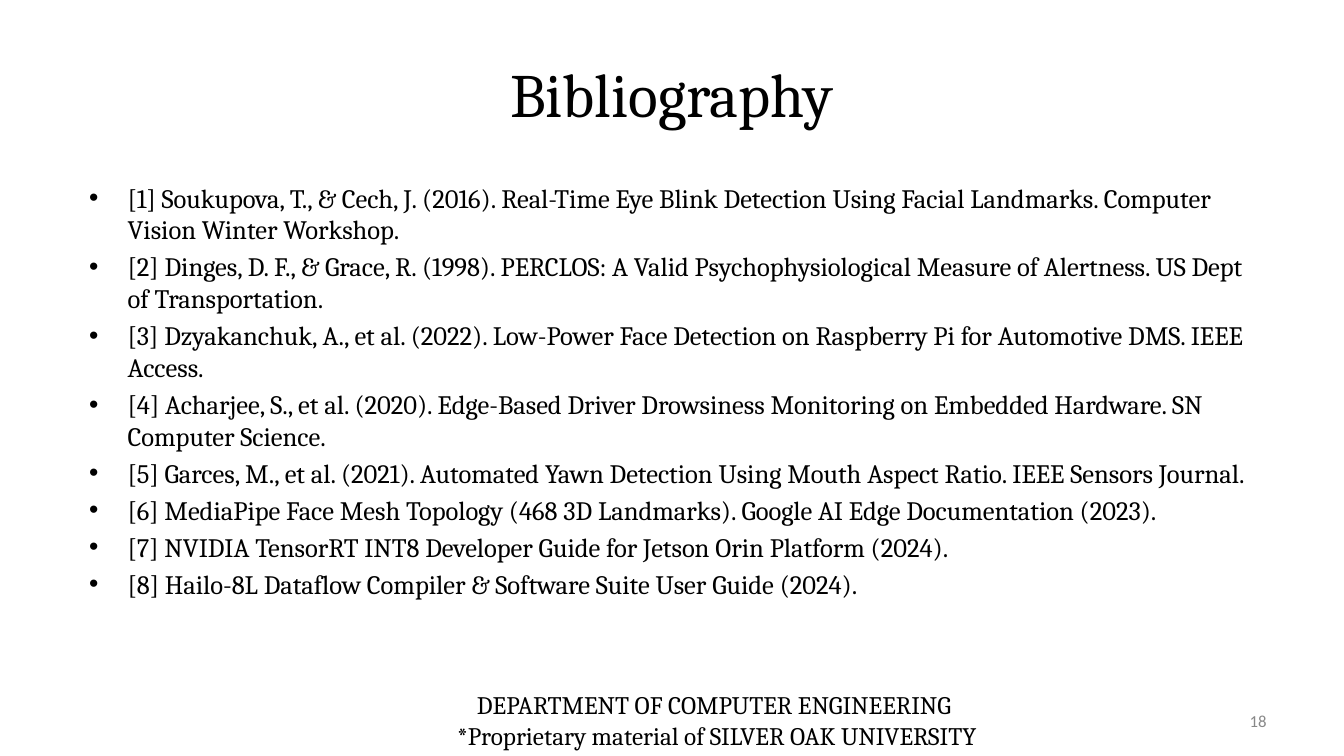
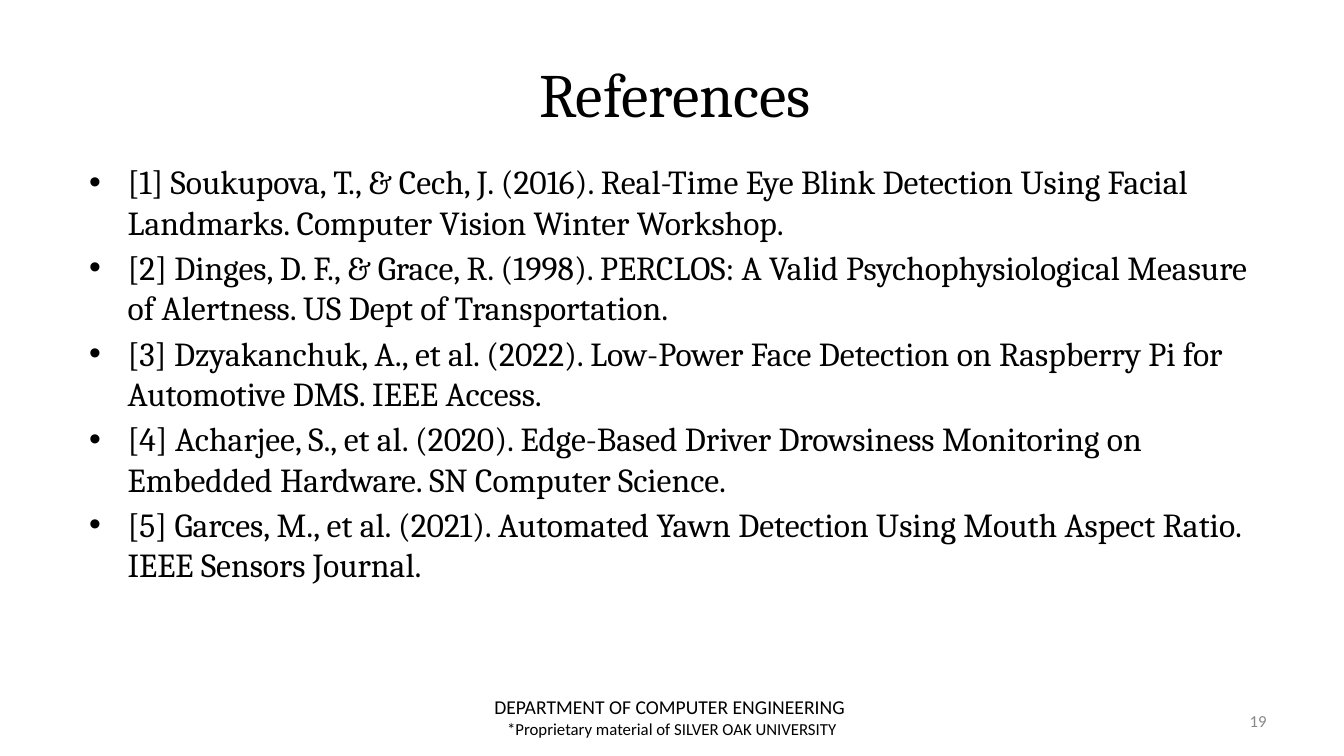
Before and after one commit to zoro1126/ALERT, a slide deck: slide 19 of review_docs/Review-2/NEW_Presentation_ALERT_CE_AIML_31.pptx (slide 18 before the commit). Drawn at 1344x756 pixels with LibreOffice and Linux fonts; fonts in the diff are those of the drawing; background and template pictures are left out. Boxes give left, top, right and bottom in pixels: in the first picture for what was removed or moved away, otherwise in the second. Text is boxed around its words. In the diff, an @@ line names an element or a change of style, - is before the commit and + after.

Commit message:
fully updated pptx file with correct content and format

```diff
--- a/review_docs/Review-2/NEW_Presentation_ALERT_CE_AIML_31.pptx
+++ b/review_docs/Review-2/NEW_Presentation_ALERT_CE_AIML_31.pptx
@@ title at (539,73,811,118): text changed @@
-Bibliography
+References
@@ text "[1] Soukupova, T., & Cech, ...": place and size @@
-text "[1] Soukupova, T., & Cech, ..." at (128,189,1245,600)
+text "[1] Soukupova, T., & Cech, ..." at (128,170,1247,584)
@@ text "[1] Soukupova, T., & Cech, ..." at (128,170,1247,584): size 19 to 24 pt @@
@@ text at (128,501,1157,600): paragraphs removed @@
-• [6] MediaPipe Face Mesh Topology (468 3D Landmarks). Google AI Edge Documentation (2023).
-• [7] NVIDIA TensorRT INT8 Developer Guide for Jetson Orin Platform (2024).
-• [8] Hailo-8L Dataflow Compiler & Software Suite User Guide (2024).
@@ text "DEPARTMENT OF COMPUTER ENGINEERING": place and size @@
-text "DEPARTMENT OF COMPUTER ENGINEERING" at (457,697,976,751)
+text "DEPARTMENT OF COMPUTER ENGINEERING" at (494,701,845,738)
@@ text "DEPARTMENT OF COMPUTER ENGINEERING" at (494,701,845,738): size 18 to 14 pt in "DEPARTMENT OF COMPUTER ENGINEERING"; font Cambria to Calibri; size 18 to 12 pt in "*Proprietary material of SILVER OAK UNIVERSITY" @@
@@ page number at (1250,716,1267,727): text changed @@
-18
+19
```
Also in this commit, not shown: 14 other slides changed, 4 slides added, 2 slides removed.
